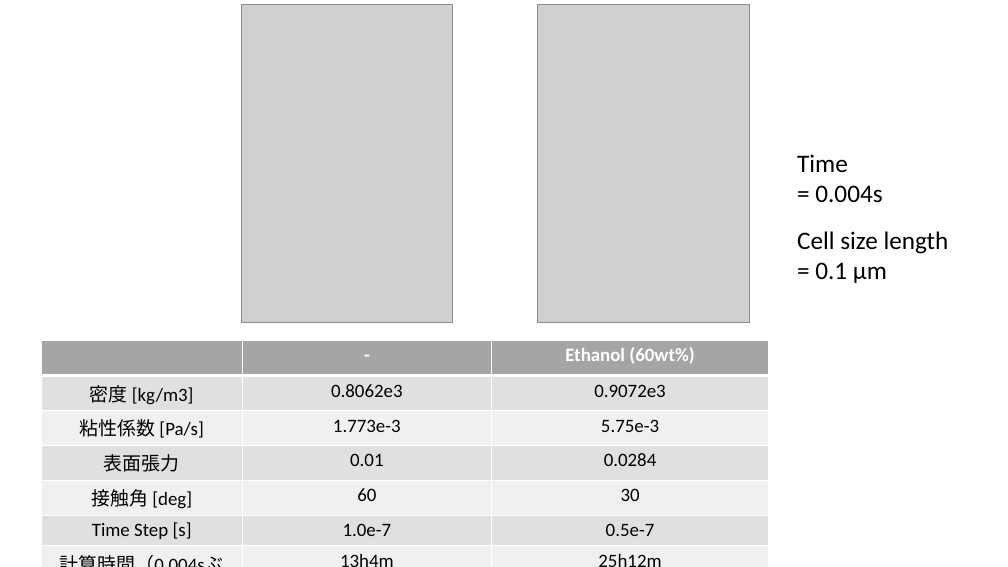
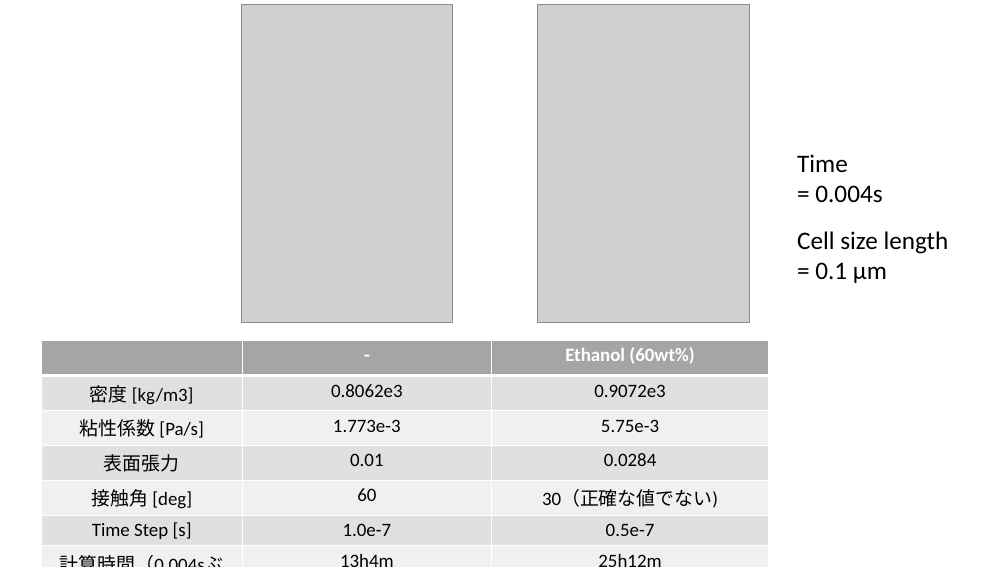
Before and after one commit to Kosei-lab/droplet, a slide deck: slide 2 of Ethanol-drop.pptx. Drawn at 1008x567 pixels with LibreOffice and Linux fonts; fonts in the diff are those of the drawing; grey boxes stand for pictures. Boxes give left, top, right and bottom in pixels: in the first picture for what was removed or moved away, otherwise in the second. Text is boxed around its words. In the diff, an @@ line names an element or a change of style, - is before the commit and + after.

Commit message:
upd

```diff
--- a/Ethanol-drop.pptx
+++ b/Ethanol-drop.pptx
@@ table at <box>41,340,768,559</box> @@
-row 5, column 3: 30
+row 5, column 3: 30（正確な値でない)
```
